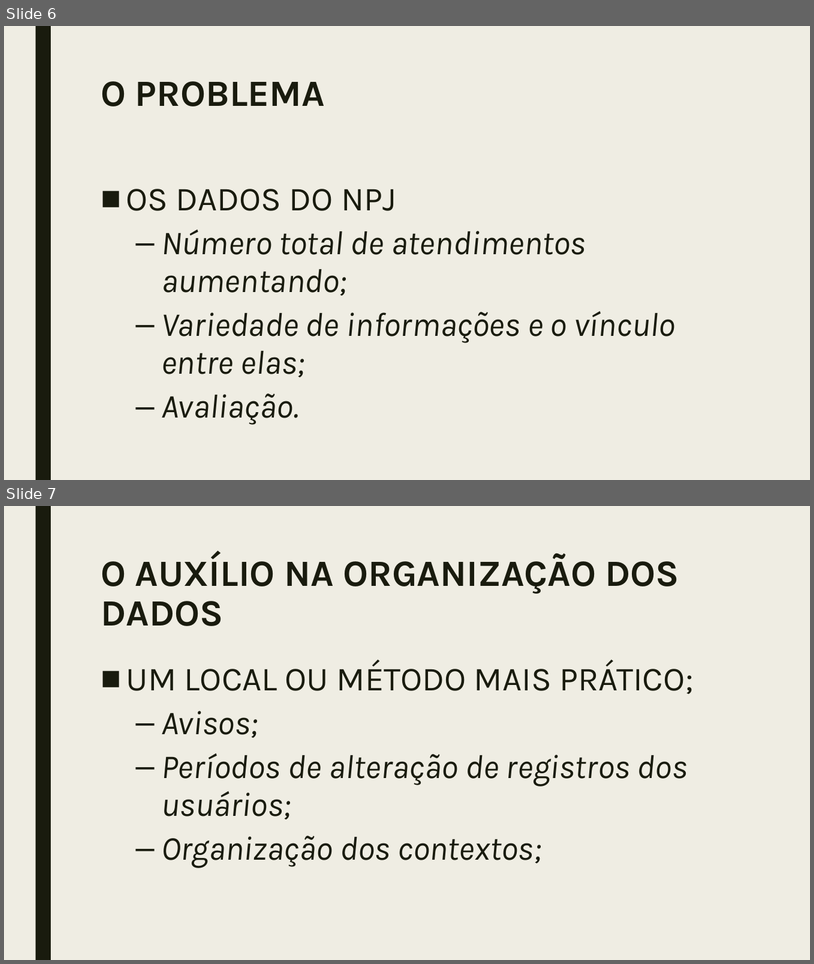
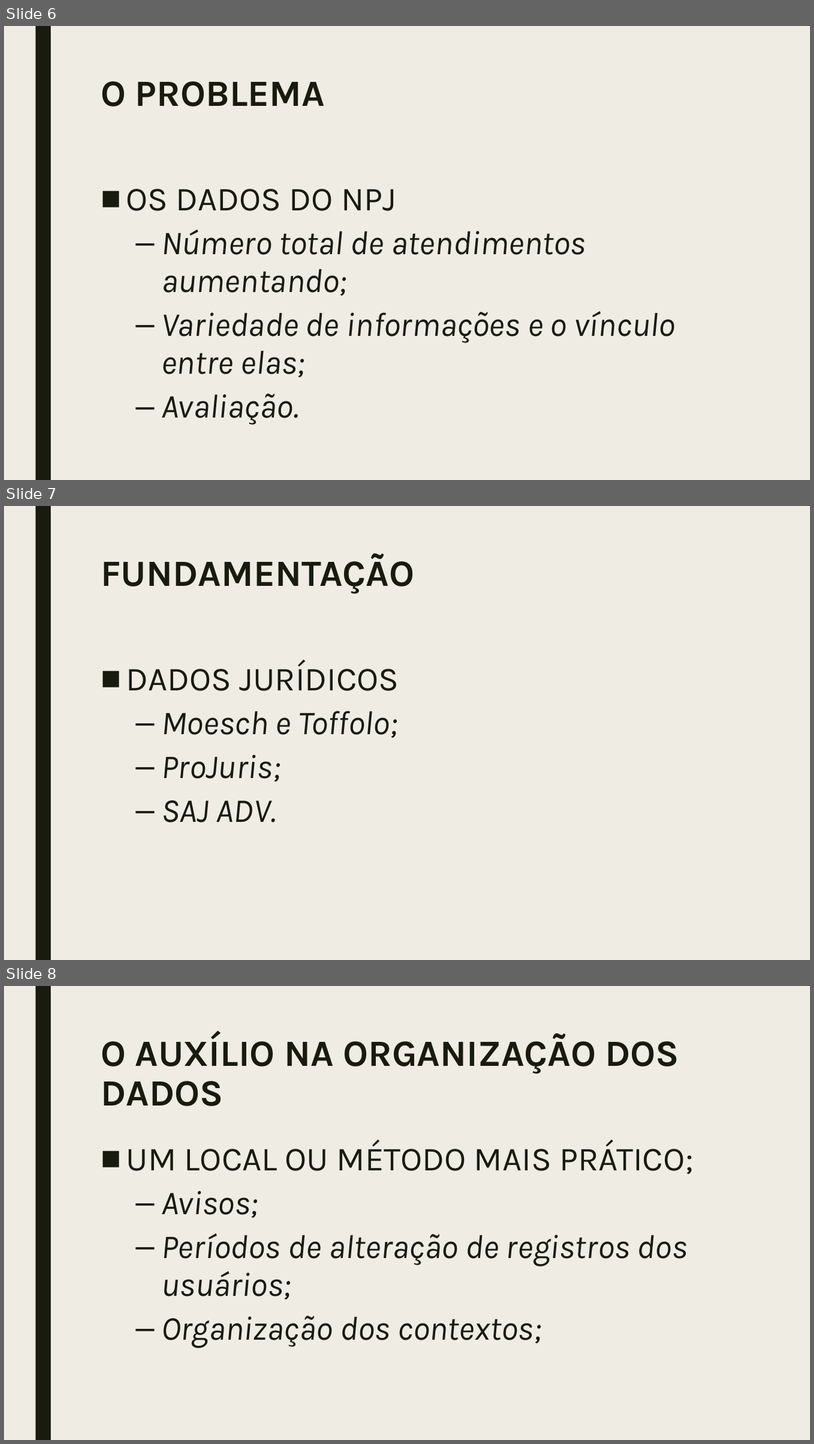
Before and after one commit to jfssantini/NPJeDocuments, a slide deck: NPJ.pptx. Shown one above the other, each under a label of ours: slides 6 and 7 before the commit, slides 6, 7 and 8 after it. The pictures are 814x964 and 814x1444 pixels, drawn with LibreOffice and Linux fonts; fonts in the diff are those of the drawing. Boxes give left, top, right and bottom in pixels: in the first picture for what was removed or moved away, otherwise in the second. Text is boxed around its words. In the diff, an @@ line names an element or a change of style, - is before the commit and + after.

```diff
--- a/NPJ.pptx
+++ b/NPJ.pptx
@@ slide 7 added at (x1=4, y1=506, x2=810, y2=960), background #EFEDE3; not listed: 1 template element that a slide beside it also shows @@
@@ title added at (x1=101, y1=553, x2=414, y2=594), 44 pt, text #191B0E, bold @@
+FUNDAMENTAÇÃO
@@ text added at (x1=126, y1=660, x2=399, y2=822), 40 pt, text #191B0E, italic @@
+■ DADOS JURÍDICOS
+  – Moesch e Toffolo;
+  – ProJuris;
+  – SAJ ADV.
@@ what was slide 7 is now slide 8 @@
```
Also in this commit, not shown: 2 slides changed, 9 other slides added, 2 slides removed.
